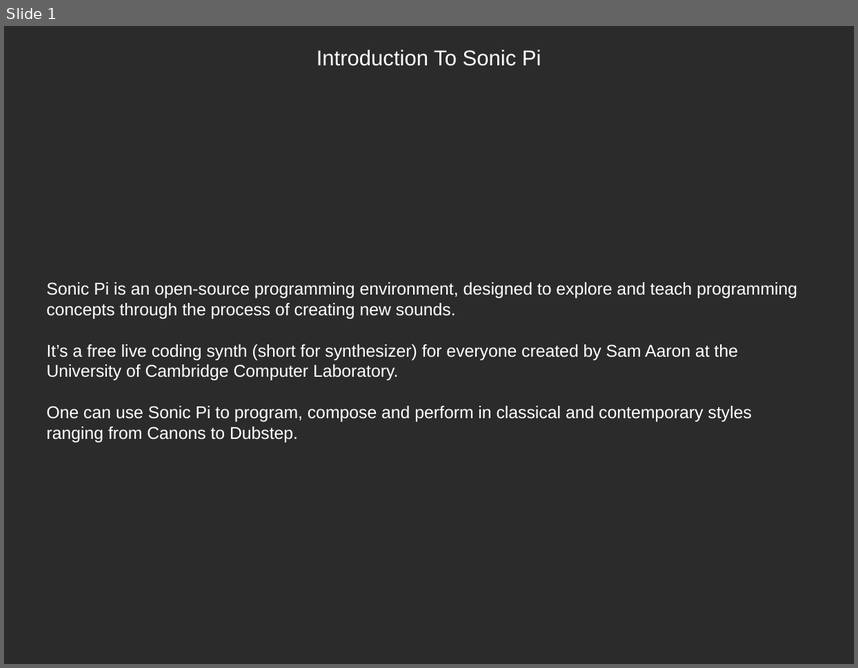
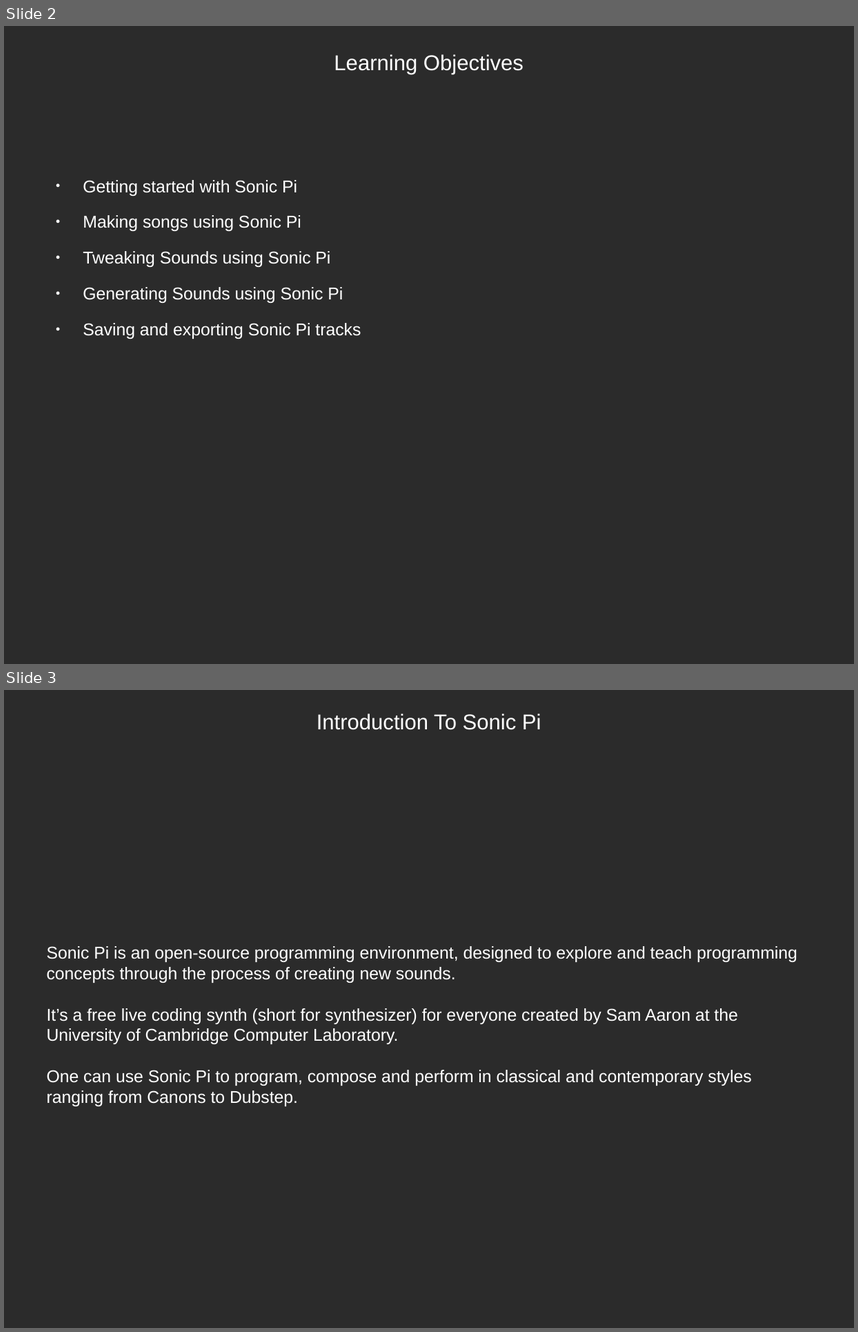
Before and after one commit to tunapanda/Sonic-Pi, a slide deck: Part_one/Intro To Sonic Pi.odp. Shown one above the other, each under a label of ours: slide 1 before the commit, slides 2 and 3 after it. The pictures are 858x668 and 858x1332 pixels, drawn with LibreOffice and Linux fonts; fonts in the diff are those of the drawing; background and template pictures are left out; a plain dark background stands for a picture behind light text. Boxes give left, top, right and bottom in pixels: in the first picture for what was removed or moved away, otherwise in the second. Text is boxed around its words. In the diff, an @@ line names an element or a change of style, - is before the commit and + after.

Commit message:
added learning objectives and references to all files

```diff
--- a/Part_one/Intro To Sonic Pi.odp
+++ b/Part_one/Intro To Sonic Pi.odp
@@ slide 2 added at [4,26,854,664], background picture (left out) @@
@@ title added at [334,54,524,74], 20 pt, text #FFFFFF @@
+Learning Objectives
@@ text added at [83,180,361,339], 16 pt, text #FFFFFF @@
+● Getting started with Sonic Pi
+● Making songs using Sonic Pi
+● Tweaking Sounds using Sonic Pi
+● Generating Sounds using Sonic Pi
+● Saving and exporting Sonic Pi tracks
@@ what was slide 1 is now slide 3 @@
```
Also in this commit, not shown: 1 slide changed, 2 other slides added, 8 other files.
